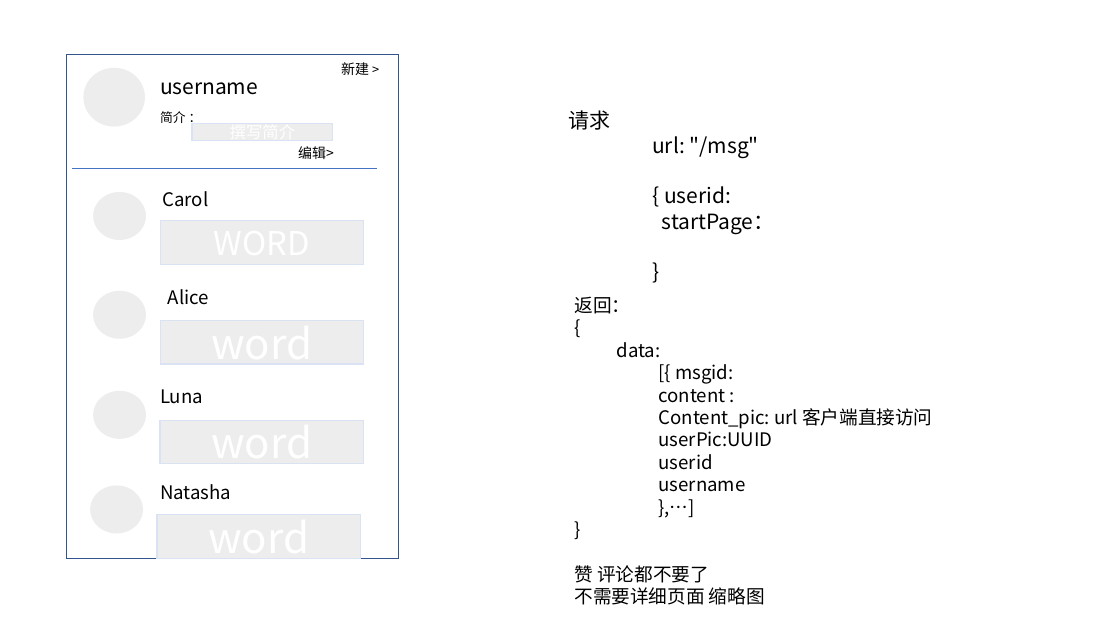
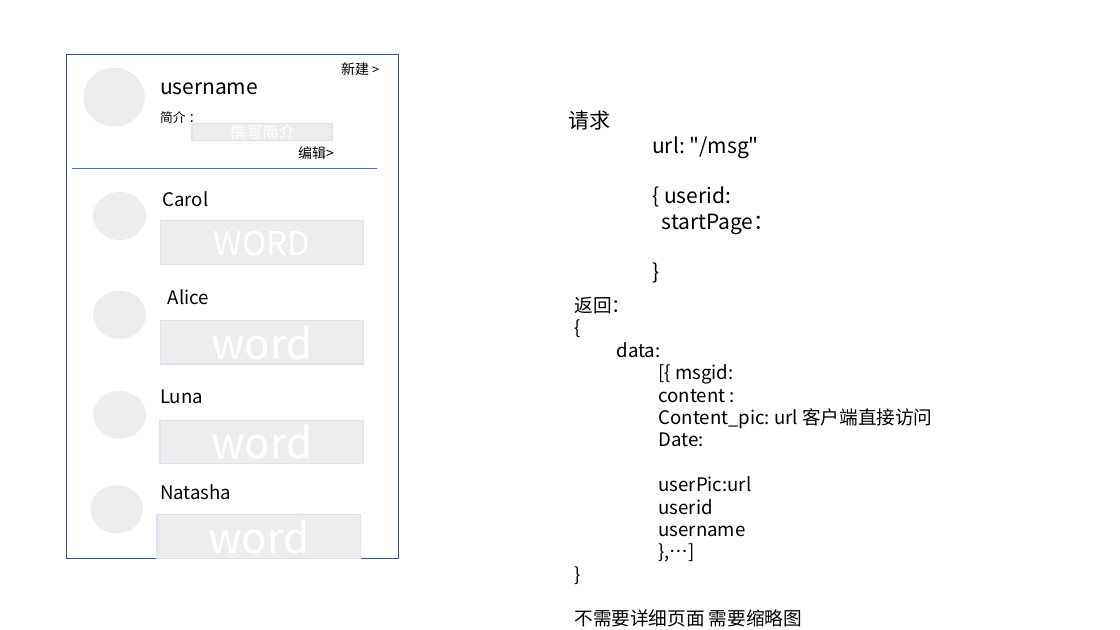
Before and after one commit to internOfDAC2018/MsgBoard, a slide deck: slide 3 of msgboard_界面.pptx. Drawn at 1120x630 pixels with LibreOffice and Linux fonts; fonts in the diff are those of the drawing. Boxes give left, top, right and bottom in pixels: in the first picture for what was removed or moved away, otherwise in the second. Text is boxed around its words. In the diff, an @@ line names an element or a change of style, - is before the commit and + after.

```diff
--- a/msgboard_界面.pptx
+++ b/msgboard_界面.pptx
@@ text at [659, 432, 752, 492]: text changed @@
-    userPic:UUID
+    Date:
+    userPic:url
@@ text at [575, 609, 802, 627]: text changed @@
-赞 评论都不要了
-不需要详细页面 缩略图
+不需要详细页面 需要缩略图
```
Also in this commit, not shown: 2 other slides changed, 3 other files.
